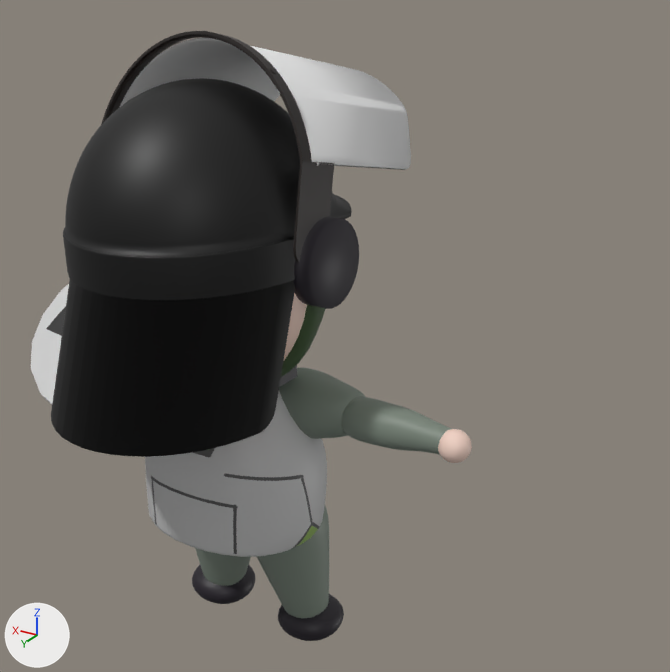
One commit to the Blender file comb/policeRunning.blend: the scene before it, then after it.
The view is the same before and after, from a camera (50 mm lens) standing at (-5.13, 6.93, 7.04) and looking at (-0.85, -0.2, 3.48). Arrows for +X, +Y and +Z are at lower left; the lights stay in place.

Script lines for the objects in view, before the commit:
```python
me_cube_014 = bpy.data.meshes.new('Cube.014')
me_cube_014.from_pydata(...)  # 1012 vertices, 1164 faces; spans x -3.91..0.8, y -0.55..0.65, z -0.34..0.78
me_cube_014.materials.append(mat_policegreen)  # grey #7c887c
me_mesh_001 = bpy.data.meshes.new('Mesh.001')
me_mesh_001.from_pydata(...)  # 62 vertices, 80 faces; spans x -3.58..3.58, y -3.7..3.7, z -0.3..0.26
me_mesh_001.materials.append(mat_shieldtex)  # picture img_shield_png
me_sphere_001 = bpy.data.meshes.new('Sphere.001')
me_sphere_001.from_pydata(...)  # 3058 vertices, 3118 faces; spans x -0.89..0.89, y -1.16..1.0, z -1.33..1.22
me_sphere_001.materials.append(mat_allpolice)  # black #000000
ob_cube_003 = bpy.data.objects.new('Cube.003', me_cube_014)
ob_cube_003.location = (0.87, 0.0, 2.68)
ob_cube_003.scale = (0.563, 0.563, 0.563)
ob_h3 = bpy.data.objects.new('h3', me_sphere_001)
ob_h3.location = (0.07, 0.56, 4.65)
ob_h3.rotation_euler = (1.581, 0.0317, -0.0383)  # degrees (91, 1.8, -2.2)
ob_h3.scale = (1.28, 1.28, 1.28)
ob_shield_part_1 = bpy.data.objects.new('Shield_Part_1', me_mesh_001)
ob_shield_part_1.location = (1.56, 0.02, 3.13)
ob_shield_part_1.rotation_euler = (0.535, 0.164, 3.073)  # degrees (31, 9.4, 176)
ob_shield_part_1.scale = (0.328, 0.328, 0.328)
# also in view: 'c4' at (-1.08, 0.43, 4.46); 'c3' at (0.02, -0.54, 5.6); 'Cube.004' at (-0.01, 0.11, 2.85); 'coreBody' at (-0.03, 0.41, 2.3); 'Cube.005' at (-0.01, 0.09, 0.9)
```
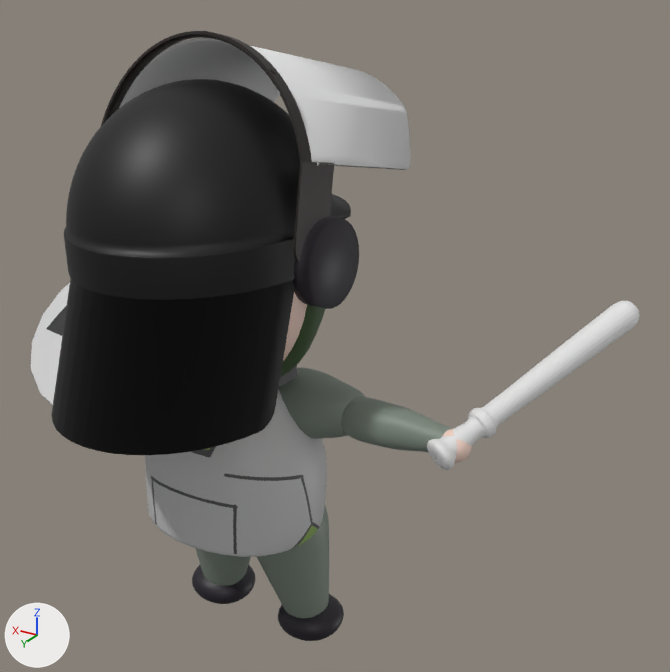
Commit message: add police

What the commit changed:
Material 'Mat' (mat_mat) is new.
Its base color is (0.8, 0.8, 0.8) (white #e7e7e7).
Mesh me_night_stick is new.
It has 2088 vertices, 2064 faces and spans x -88.0..88.0, y 30.0..1443.0, z -88.0..88.0.
It uses material mat_mat (white #e7e7e7).
Object 'h3' (ob_h3) is rescaled from (1.28, 1.28, 1.28) to (1.27, 1.27, 1.27).
Object 'Night_stick' (ob_night_stick) is new; it shows me_night_stick.
Its location is (-2.22, 0.44, 2.82).
Its rotation in degrees is (-84, 68, -111).
Its scale is (-0.00176, -0.00176, -0.00176).

Pixel boxes [x1, y1, x2, y2] of what changed, in the pictures (670 x 672 px):
'h3', rescaled
    before: [51, 78, 352, 457]
    after: [51, 79, 351, 455]
'Night_stick', added
    after: [427, 301, 640, 470]
